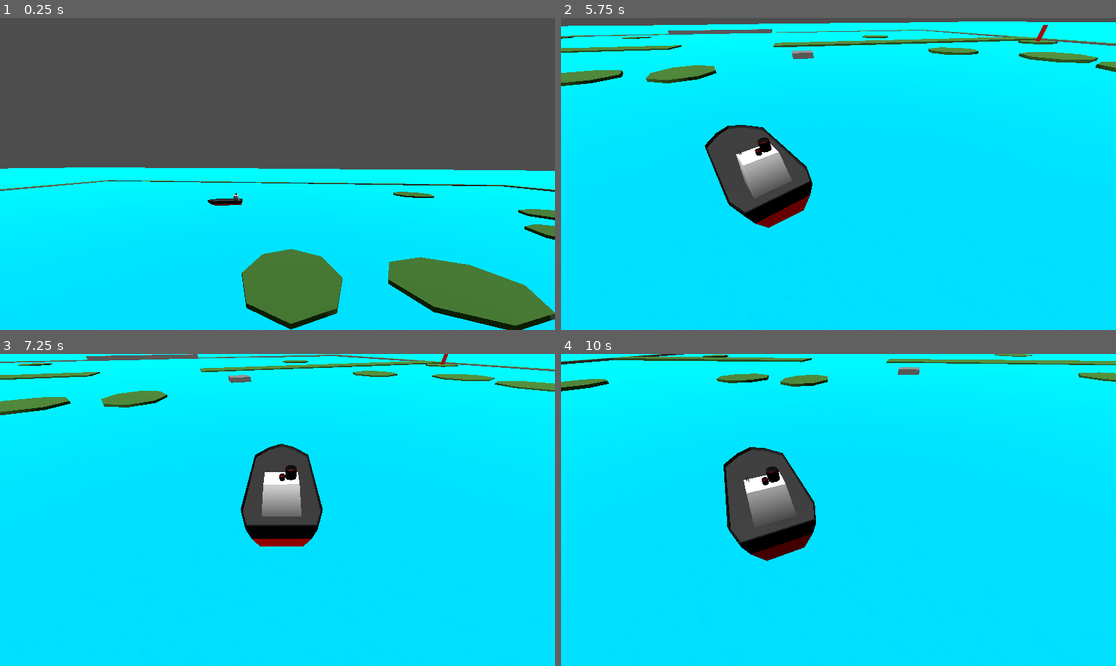
Above: before the commit, frames 1-4 (two rows, left to right).
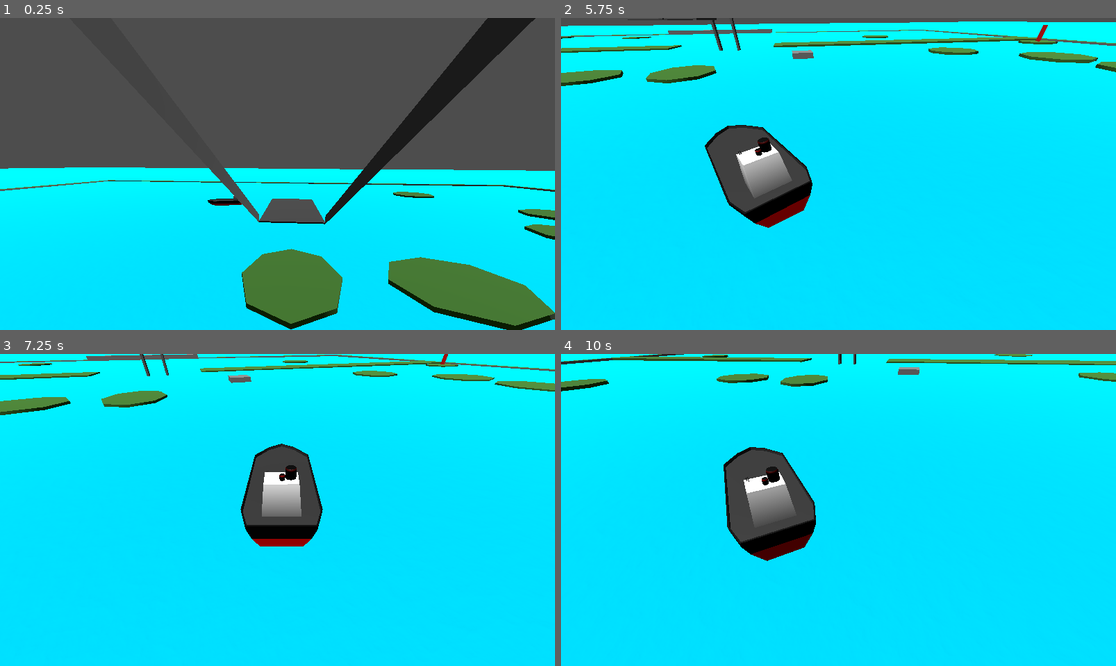
Above: after the commit, the same moments.

Repository: savenger/shipped
Game: Godot game, scene res://level/game.tscn
The game is run twice, just before and just after one commit, with the same random seed, the same clock (stepped at 60 frames per second) and the same inputs.
Inputs:
- Up to frame 1 (0.25 s): no input
- Up to frame 2 (5.75 s): tap Enter at 0.5 s; hold D (Turn Right) 0.53-1.28 s; tap C every 0.75 s from 0.6 to 5.1 s; hold A (Turn Left) 1.28-2.03 s; hold D (Turn Right) 2.03-2.78 s; hold S (CounterThrust) 2.78-3.53 s; hold A (Turn Left) from 3.53 s (still down)
- Up to frame 3 (7.25 s): release A (Turn Left) at 5.78 s; hold D (Turn Right) 5.78-6.53 s; tap C at 5.85, 6.6 s; hold S (CounterThrust) from 6.53 s (still down)
- Up to frame 4 (10 s): release S (CounterThrust) at 7.28 s; hold D (Turn Right) 7.28-8.03 s; tap C every 0.75 s from 7.35 to 9.6 s; hold A (Turn Left) 8.03-9.53 s; hold S (CounterThrust) from 9.53 s (still down)

The runs differ from the first frame. In frame 1, 4.3% of the frame differs, in the area x 37-97%, y 0-67%; in frame 2, 0.2%; in frame 3, less than 0.1%; in frame 4, less than 0.1%.

Commit message:
Fix bridge

Diff:
--- a/Models/Bridge/bridge_road.tscn
+++ b/Models/Bridge/bridge_road.tscn
@@ -1,5 +1,12 @@
-[gd_scene load_steps=2 format=3 uid="uid://bgfbbk3stk57o"]
+[gd_scene load_steps=4 format=3 uid="uid://bgfbbk3stk57o"]
 
 [ext_resource type="PackedScene" uid="uid://byyw5h2klhmv8" path="res://Models/Bridge/BridgeRoad.glb" id="1_1yn8u"]
+[ext_resource type="Texture2D" uid="uid://by4ha1fifgrxf" path="res://Models/Bridge/BridgeTexture.png" id="2_5j1wu"]
+
+[sub_resource type="StandardMaterial3D" id="StandardMaterial3D_fuwr5"]
+albedo_texture = ExtResource("2_5j1wu")
 
 [node name="BridgeRoad" instance=ExtResource("1_1yn8u")]
+
+[node name="RoadBridge" parent="." index="0"]
+surface_material_override/0 = SubResource("StandardMaterial3D_fuwr5")
--- a/Models/Bridge/ground_road.tscn
+++ b/Models/Bridge/ground_road.tscn
@@ -1,5 +1,12 @@
-[gd_scene load_steps=2 format=3 uid="uid://cmejtsul38hqv"]
+[gd_scene load_steps=4 format=3 uid="uid://cmejtsul38hqv"]
 
-[ext_resource type="PackedScene" uid="uid://byyw5h2klhmv8" path="res://Models/Bridge/BridgeRoad.glb" id="1_brbkn"]
+[ext_resource type="PackedScene" uid="uid://cirve6a0ln2v7" path="res://Models/Bridge/GroundRoad.glb" id="1_y6r3s"]
+[ext_resource type="Texture2D" uid="uid://by4ha1fifgrxf" path="res://Models/Bridge/BridgeTexture.png" id="2_laqc4"]
 
-[node name="BridgeRoad" instance=ExtResource("1_brbkn")]
+[sub_resource type="StandardMaterial3D" id="StandardMaterial3D_vycrv"]
+albedo_texture = ExtResource("2_laqc4")
+
+[node name="GroundRoad" instance=ExtResource("1_y6r3s")]
+
+[node name="RoadGround" parent="." index="0"]
+surface_material_override/0 = SubResource("StandardMaterial3D_vycrv")
--- a/level/game.tscn
+++ b/level/game.tscn
@@ -10,6 +10,9 @@
 [ext_resource type="Material" uid="uid://bcoiid0gby8yj" path="res://assets/green.tres" id="5_ko8cj"]
 [ext_resource type="Script" path="res://addons/DynamicCameraSystem/CameraViewpoint.gd" id="7_4x65g"]
 [ext_resource type="PackedScene" uid="uid://cllk52ttqkq0p" path="res://level/cargo_port.tscn" id="9_wjkbu"]
+[ext_resource type="PackedScene" uid="uid://dkng47bn1uykv" path="res://Models/Bridge/bridge_begin.tscn" id="11_dyecb"]
+[ext_resource type="PackedScene" uid="uid://bgfbbk3stk57o" path="res://Models/Bridge/bridge_road.tscn" id="12_lojrj"]
+[ext_resource type="PackedScene" uid="uid://cmejtsul38hqv" path="res://Models/Bridge/ground_road.tscn" id="13_qsnl8"]
 
 [sub_resource type="FastNoiseLite" id="FastNoiseLite_5voth"]
 fractal_type = 2
@@ -135,3 +138,14 @@
 [node name="destination" parent="." instance=ExtResource("5_b312y")]
 
 [node name="CargoPort" parent="." instance=ExtResource("9_wjkbu")]
+
+[node name="Bridge" type="Node3D" parent="."]
+transform = Transform3D(1, 0, 0, 0, 1, 0, 0, 0, 1, 0, 8.15233, 0)
+
+[node name="BridgeBegin" parent="Bridge" instance=ExtResource("11_dyecb")]
+
+[node name="BridgeRoad" parent="Bridge" instance=ExtResource("12_lojrj")]
+transform = Transform3D(1, 0, 0, 0, 1, 0, 0, 0, 1, 0, 0, -29)
+
+[node name="GroundRoad" parent="Bridge" instance=ExtResource("13_qsnl8")]
+transform = Transform3D(1, 0, 0, 0, 1, 0, 0, 0, 1, 0, 0, 15)
Binary file changed: Models/Bridge/GroundRoad.glb
Not shown: 1 places in level/game.tscn that only renumber resources
Not shown, changed: Models/Bridge/Bridge.blend
